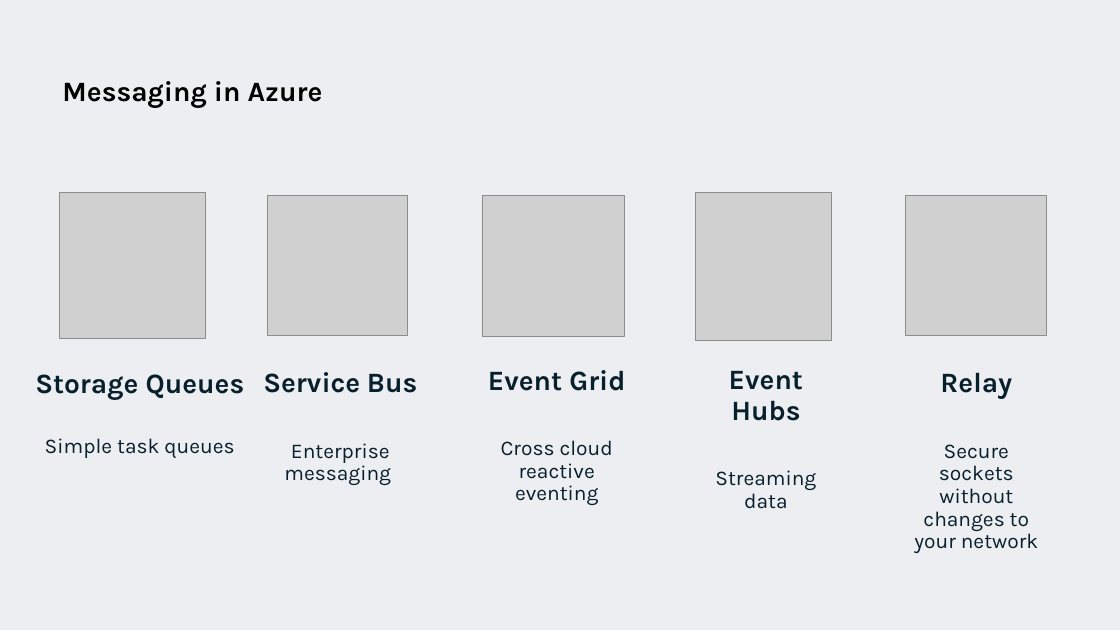
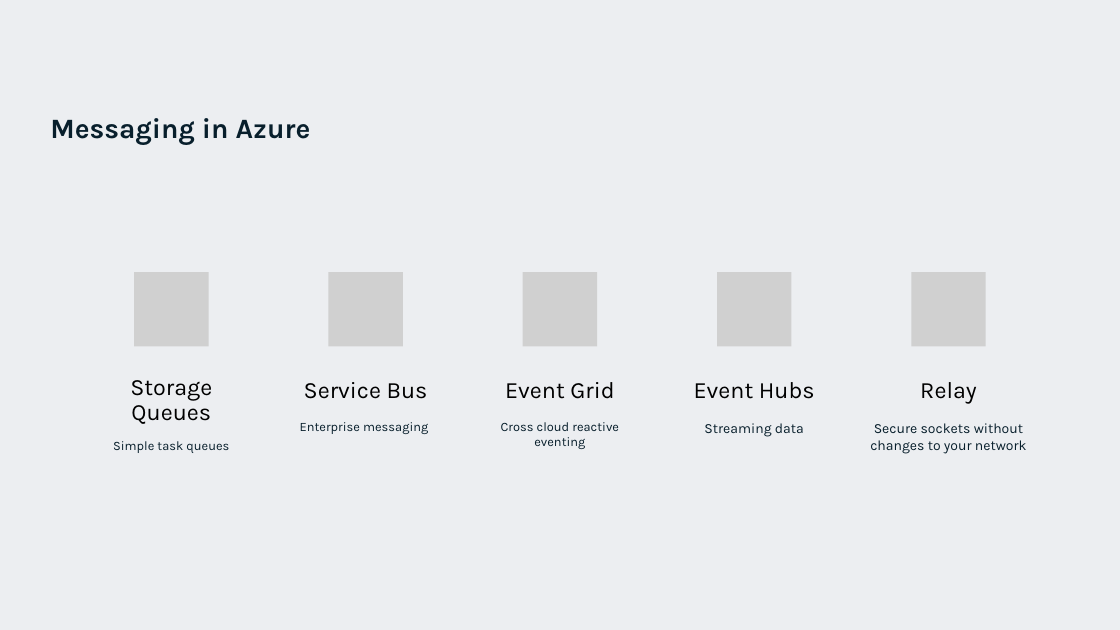
Before and after one commit to EldertGrootenboer/Migrating-your-messaging-workloads-to-the-Cloud-with-Azure-Service-Bus, a slide deck: slide 5 of Migrating your messaging workloads to the Cloud with Azure Service Bus.pptx (slide 4 before the commit). Drawn at 1120x630 pixels with LibreOffice and Linux fonts; fonts in the diff are those of the drawing; grey boxes stand for pictures; background and template pictures are left out. Boxes give left, top, right and bottom in pixels: in the first picture for what was removed or moved away, otherwise in the second. Text is boxed around its words. In the diff, an @@ line names an element or a change of style, - is before the commit and + after.

```diff
--- a/Migrating your messaging workloads to the Cloud with Azure Service Bus.pptx
+++ b/Migrating your messaging workloads to the Cloud with Azure Service Bus.pptx
@@ title "Messaging in Azure": place and size @@
-title "Messaging in Azure" at (62,81,323,108)
+title "Messaging in Azure" at (50,118,311,144)
@@ title "Messaging in Azure" at (50,118,311,144): text colour #000000 to #081F2C @@
@@ picture removed at (60,192,206,339) @@
@@ picture removed at (267,195,408,335) @@
@@ picture removed at (482,195,624,337) @@
@@ picture removed at (696,192,832,340) @@
@@ picture removed at (906,195,1047,336) @@
@@ group added at (134,272,986,347): 5 pictures @@
@@ text at (113,380,229,453): text changed; size 18 to 11 pt @@
-Storage Queues
-Simple task queues
+Storage Queues
+Simple task queues
@@ text at (300,382,428,434): text changed; size 18 to 11 pt @@
-Service Bus
-Enterprise messaging
+Service Bus
+Enterprise messaging
@@ text at (501,382,619,449): text changed; size 18 to 11 pt @@
-Event Grid
-Cross cloud reactive eventing
+Event Grid
+Cross cloud reactive eventing
@@ text at (694,382,815,437): text changed; size 18 to 12 pt @@
-Event Hubs
-Streaming data
+Event Hubs
+Streaming data
@@ text at (870,382,1027,454): text changed; size 18 to 12 pt @@
-Relay
-Secure sockets without changes to your network
+Relay
+Secure sockets without changes to your network
```
Also in this commit, not shown: 4 other slides changed, 1 slide added.
